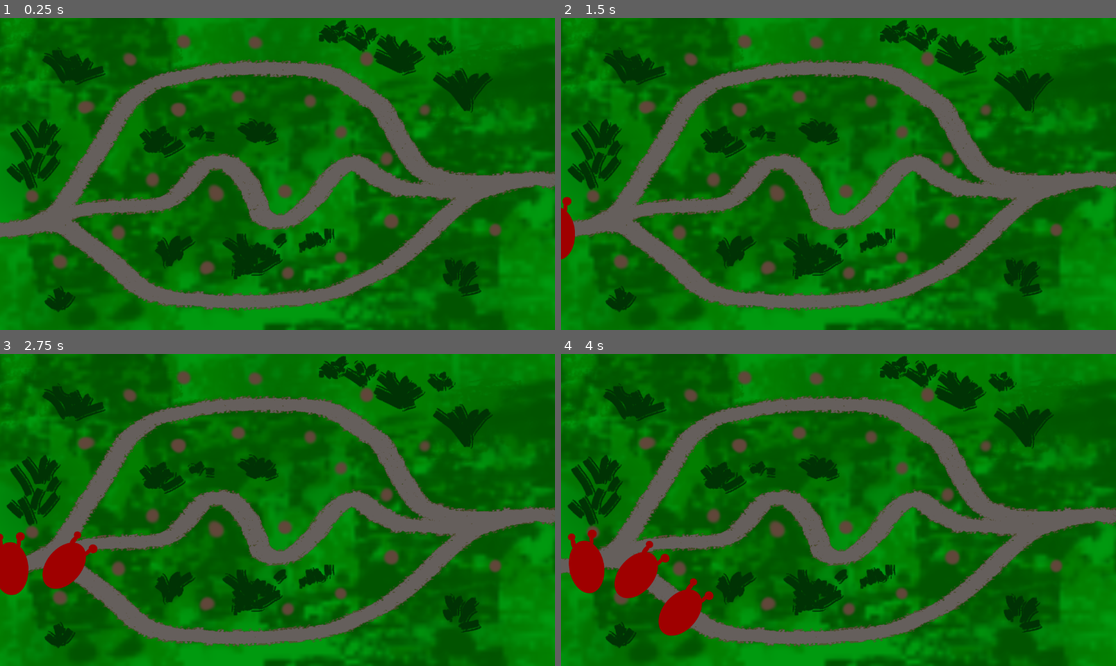
Above: before the commit, frames 1-4 (two rows, left to right).
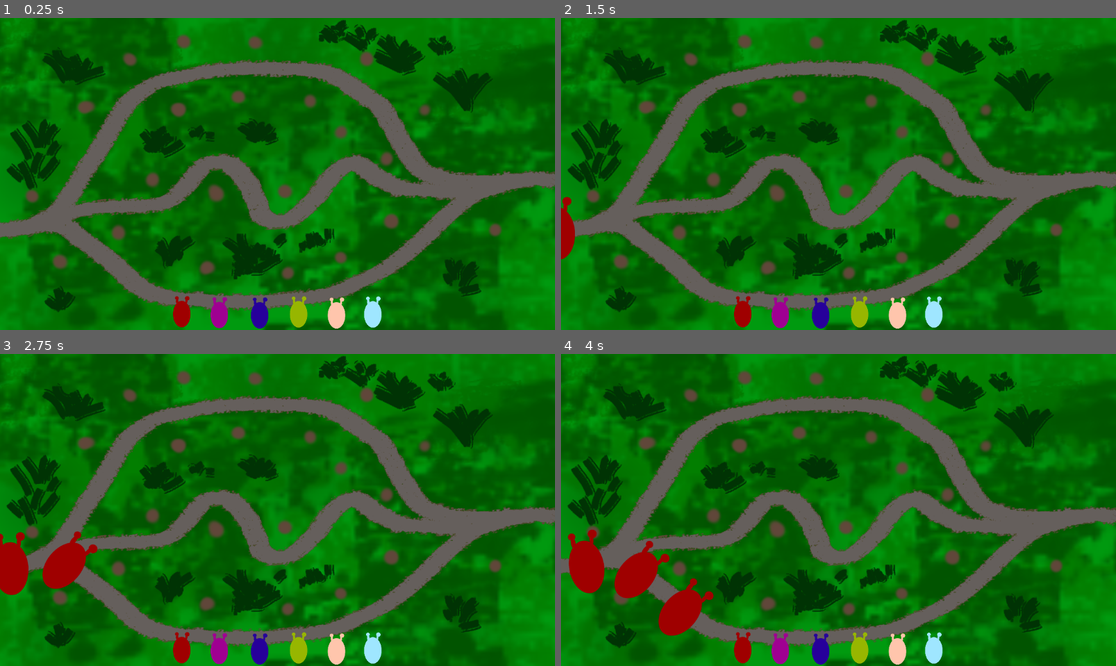
Above: after the commit, the same moments.

Repository: Dorfultariant/fgj_2024
Game: Godot game, scene res://scenes/world/level_1.tscn
Two runs of this game, one before a commit and one after it. Both use one fixed random seed, a clock stepped at 60 frames per second and the inputs below. This scene is started directly instead of the project's main scene.
Inputs (mouse positions are in pixels of both pictures, inside the frame that each line leads up to):
- Up to frame 1 (0.25 s): no input
- Up to frame 2 (1.5 s): click (744, 311) at 0.52 s; click (783, 311) at 1.27 s
- Up to frame 3 (2.75 s): click (260, 647) at 2.02 s
- Up to frame 4 (4 s): click (860, 647) at 2.77 s; click (899, 647) at 3.52 s

The runs differ from the first frame. In frame 1, 1.5% of the frame differs, in the area x 31-69%, y 89-100%; in frame 2, 1.5%; in frame 3, 1.5%; in frame 4, 1.5%.

Commit message:
changed add telebatties buttons to add to Globals.intructions

Diff:
--- a/globals/globals.gd
+++ b/globals/globals.gd
@@ -11,3 +11,4 @@
 }
 
 var telebatties_queue = Array()
+var instructiion_list = Array()
--- a/scenes/world/level_telebatties_add_ui.tscn
+++ b/scenes/world/level_telebatties_add_ui.tscn
@@ -21,7 +21,7 @@
 
 
 func _on_button_down():
-	Globals.telebatties_queue.append(Globals.TELETATTIES.RED)
+	Globals.instructiion_list.append(Globals.TELEBATTIES.RED)
 "
 
 [sub_resource type="AtlasTexture" id="AtlasTexture_nx0oq"]
@@ -43,7 +43,7 @@
 
 
 func _on_button_down():
-	Globals.telebatties_queue.append(Globals.TELETATTIES.PURPLE)
+	Globals.instructiion_list.append(Globals.TELEBATTIES.PURPLE)
 "
 
 [sub_resource type="AtlasTexture" id="AtlasTexture_ujn8w"]
@@ -65,7 +65,7 @@
 
 
 func _on_button_down():
-	Globals.telebatties_queue.append(Globals.TELETATTIES.BLUE)
+	Globals.instructiion_list.append(Globals.TELEBATTIES.BLUE)
 "
 
 [sub_resource type="AtlasTexture" id="AtlasTexture_7nnef"]
@@ -87,7 +87,7 @@
 
 
 func _on_button_down():
-	Globals.telebatties_queue.append(Globals.TELETATTIES.YELLOW)
+	Globals.instructiion_list.append(Globals.TELEBATTIES.YELLOW)
 "
 
 [sub_resource type="AtlasTexture" id="AtlasTexture_tftf6"]
@@ -109,7 +109,7 @@
 
 
 func _on_button_down():
-	Globals.telebatties_queue.append(Globals.TELETATTIES.BROWN)
+	Globals.instructiion_list.append(Globals.TELEBATTIES.BROWN)
 "
 
 [sub_resource type="AtlasTexture" id="AtlasTexture_fr8j6"]
@@ -131,7 +131,7 @@
 
 
 func _on_button_down():
-	Globals.telebatties_queue.append(Globals.TELETATTIES.CYAN)
+	Globals.instructiion_list.append(Globals.TELEBATTIES.CYAN)
 "
 
 [node name="LevelTelebattiesAddUi" type="Control"]
--- a/scenes/world/world.tscn
+++ b/scenes/world/world.tscn
@@ -1,6 +1,7 @@
-[gd_scene load_steps=3 format=3 uid="uid://bn4hqehqchtlc"]
+[gd_scene load_steps=4 format=3 uid="uid://bn4hqehqchtlc"]
 
 [ext_resource type="Script" path="res://scenes/world/world.gd" id="1_2i7cf"]
+[ext_resource type="PackedScene" uid="uid://nbj6x5d1eeso" path="res://scenes/world/level_telebatties_add_ui.tscn" id="2_mpvrd"]
 
 [sub_resource type="Curve2D" id="Curve2D_ru10x"]
 _data = {
@@ -24,4 +25,11 @@
 
 [node name="TeleBatSpawnTimer" type="Timer" parent="."]
 
+[node name="LevelTelebattiesAddUi" parent="." instance=ExtResource("2_mpvrd")]
+offset_left = -398.0
+offset_top = 416.0
+offset_right = -398.0
+offset_bottom = 416.0
+scale = Vector2(0.5, 0.5)
+
 [connection signal="timeout" from="TeleBatSpawnTimer" to="." method="_on_tele_bat_spawn_timer_timeout"]
